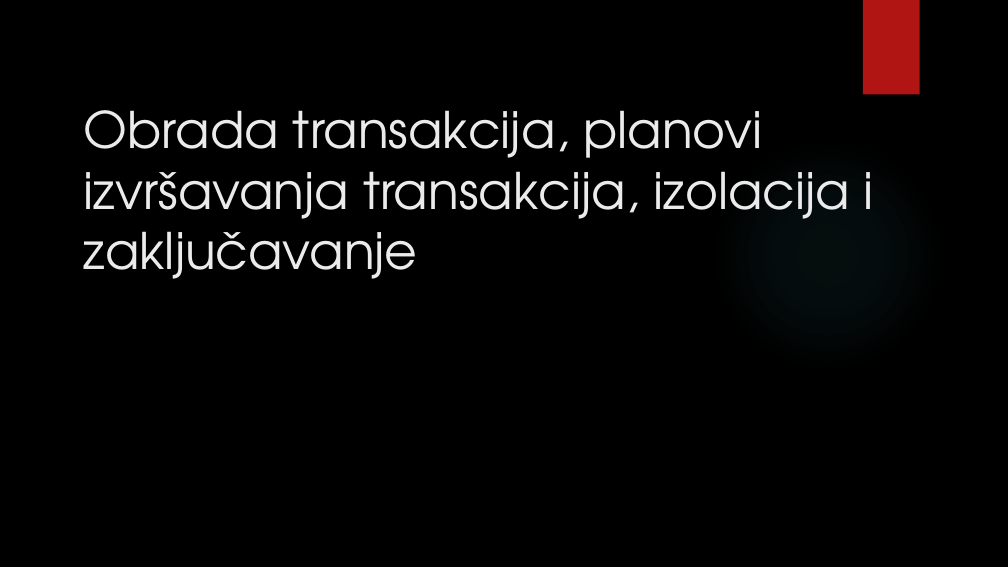
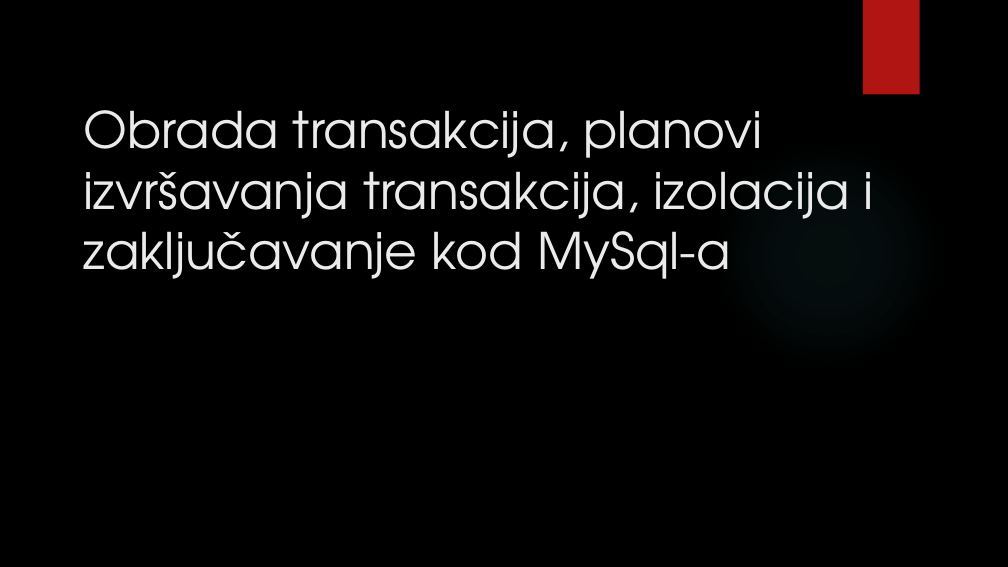
Before and after one commit to TheCodingPie/Sistemi-za-upravljenje-bazama-podataka-II-projekat, a slide deck: slide 1 of Obrada transakcija, planovi izvršavanja transakcija, izolacija i zaključavanje.pptx. Drawn at 1008x567 pixels with LibreOffice and Linux fonts; fonts in the diff are those of the drawing; background and template pictures are left out. Boxes give left, top, right and bottom in pixels: in the first picture for what was removed or moved away, otherwise in the second. Text is boxed around its words. In the diff, an @@ line names an element or a change of style, - is before the commit and + after.

```diff
--- a/Obrada transakcija, planovi izvršavanja transakcija, izolacija i zaključavanje.pptx
+++ b/Obrada transakcija, planovi izvršavanja transakcija, izolacija i zaključavanje.pptx
@@ title at box(84, 110, 874, 279): text changed @@
-Obrada transakcija, planovi izvršavanja transakcija, izolacija i zaključavanje
+Obrada transakcija, planovi izvršavanja transakcija, izolacija i zaključavanje kod MySql-a
```
Also in this commit, not shown: 4 other slides changed, 1 slide added, 1 other file.
